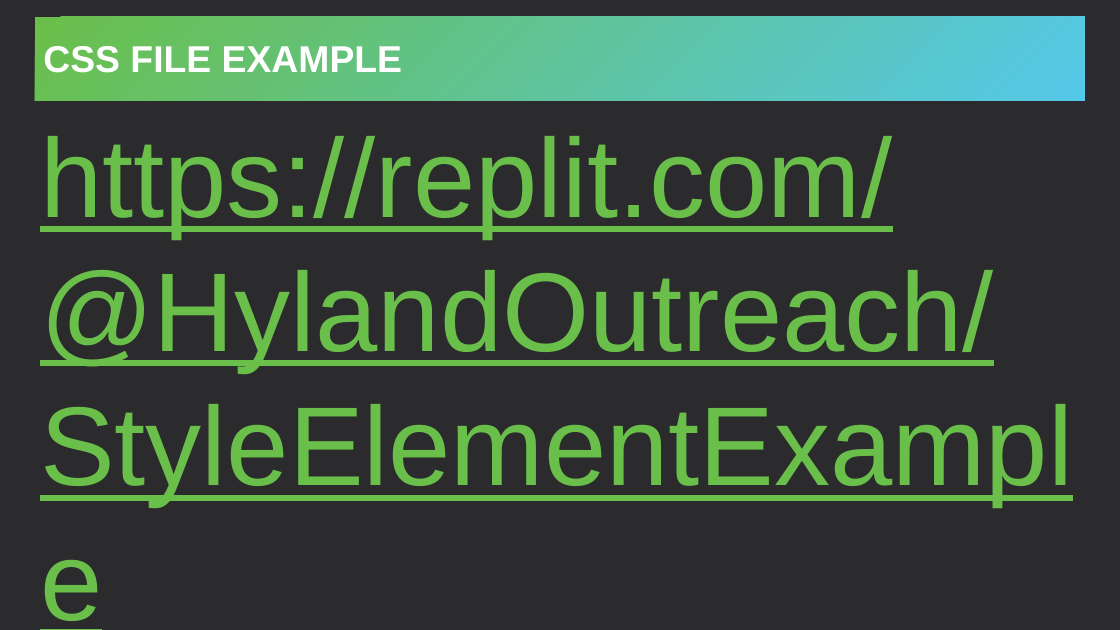
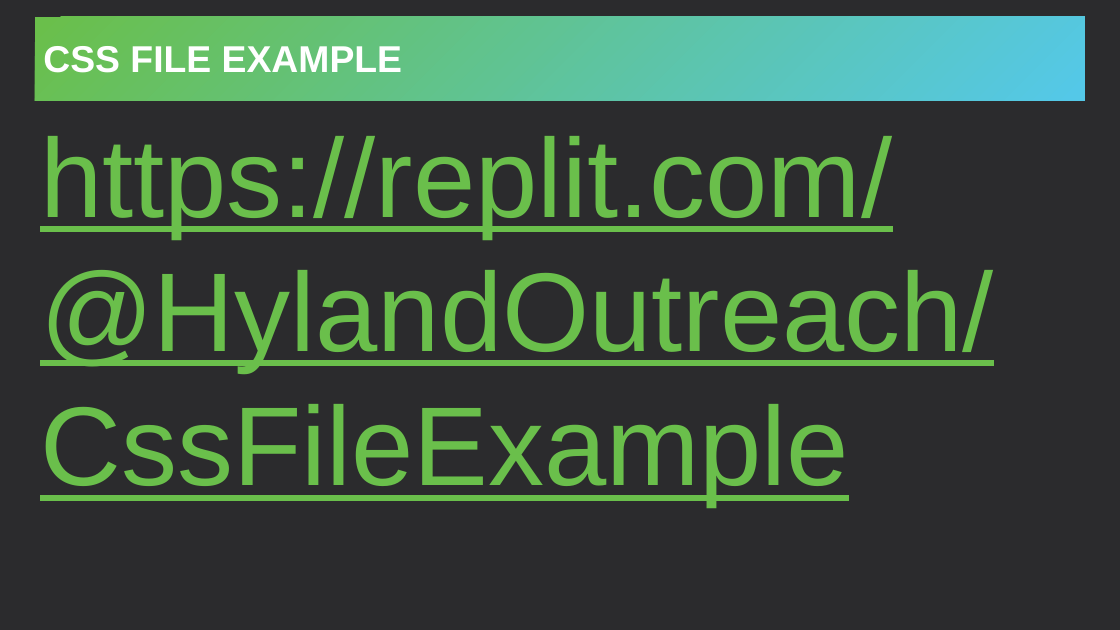
Before and after one commit to hylandtechoutreach/ucs, a slide deck: slide 5 of CssIntro/HelloCss.pptx (slide 4 before the commit). Drawn at 1120x630 pixels with LibreOffice and Linux fonts; fonts in the diff are those of the drawing. Boxes give left, top, right and bottom in pixels: in the first picture for what was removed or moved away, otherwise in the second. Text is boxed around its words. In the diff, an @@ line names an element or a change of style, - is before the commit and + after.

```diff
--- a/CssIntro/HelloCss.pptx
+++ b/CssIntro/HelloCss.pptx
@@ text at bbox=[40, 136, 994, 505]: text changed @@
-https://replit.com/@HylandOutreach/StyleElementExample
+https://replit.com/@HylandOutreach/CssFileExample
```
Also in this commit, not shown: 1 other slide changed, 2 slides added, 1 slide removed, 40 other files.
